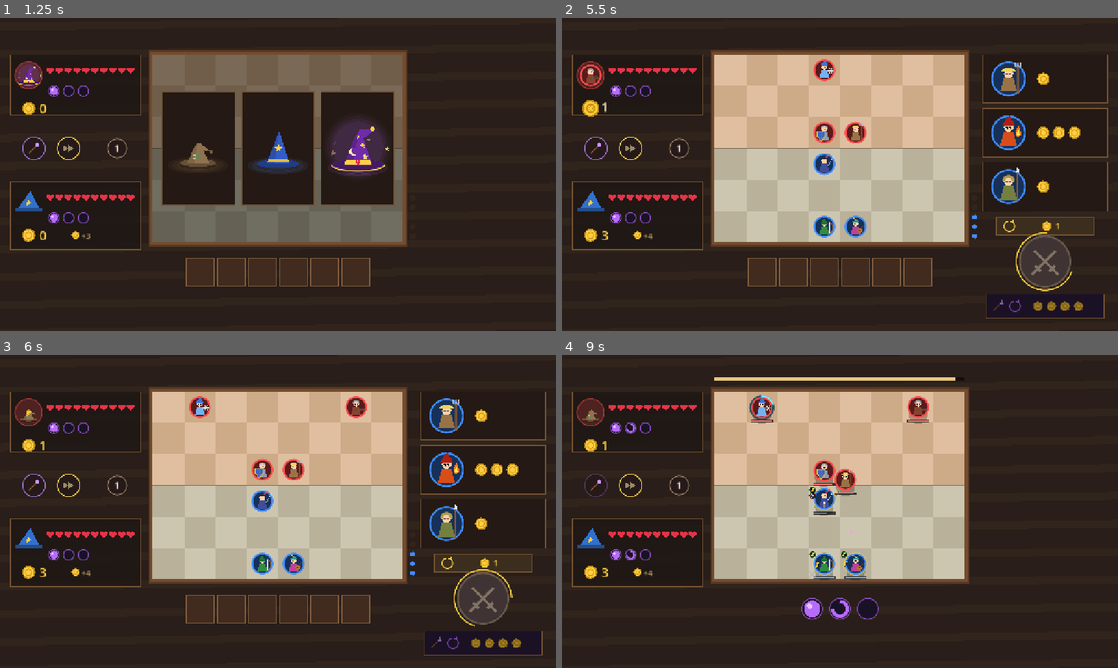
Above: before the commit, frames 1-4 (two rows, left to right).
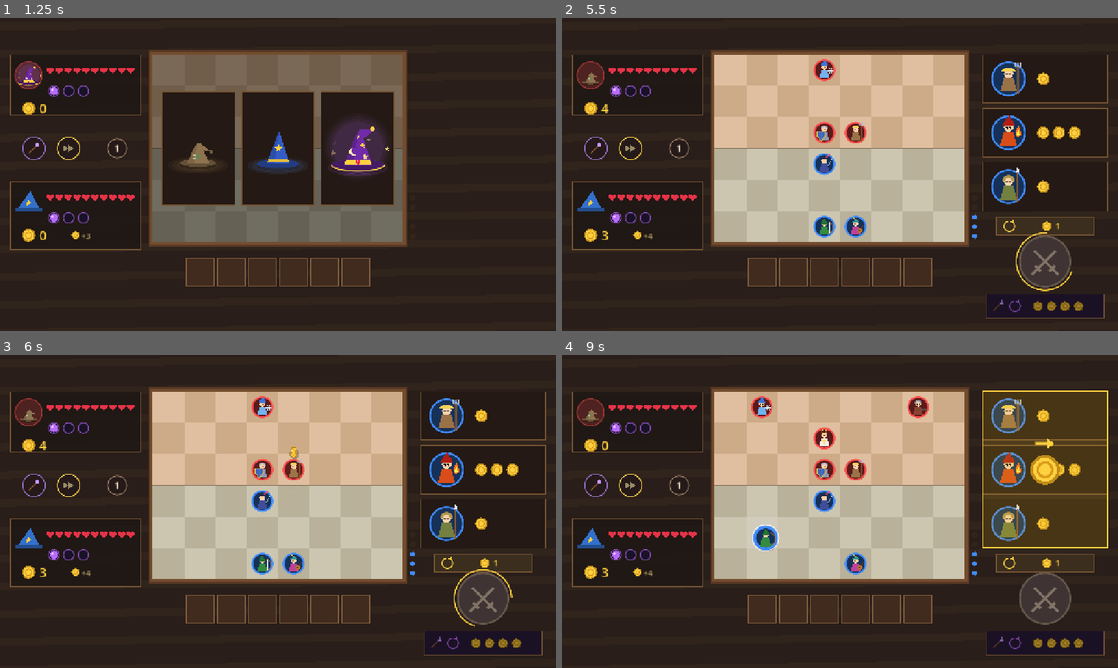
Above: after the commit, the same moments.

Repository: JaspervanderSter/game-off-2026
Game: Godot game, scene res://main.tscn
The game is run twice, just before and just after one commit, with the same random seed, the same clock (stepped at 60 frames per second) and the same inputs. Sound files missing from this copy of the repository are replaced by a short silence.
Inputs (mouse positions are in pixels of both pictures, inside the frame that each line leads up to):
- Up to frame 1 (1.25 s): tap Enter at 0.5, 0.6 s; move the mouse to (400, 158) at 0.52 s; click (400, 158) at 0.67 s; tap Space at 0.77 s
- Up to frame 2 (5.5 s): tap Space at 1.25, 2.75, 3.77, 4.25 s; drag from (728, 190) to (812, 237) at 1.27 s; tap Enter at 2, 3.5, 5.1 s; move the mouse to (895, 105) at 2.02 s; tap 2 at 2.1 s; click (895, 105) at 2.17 s; drag from (812, 237) to (673, 127) at 2.77 s; move the mouse to (1006, 221) at 3.52 s; tap 1 at 3.6 s; click (1006, 221) at 3.67 s; drag from (673, 127) to (756, 96) at 4.27 s; move the mouse to (867, 174) at 5.02 s; click (867, 174) at 5.17 s
- Up to frame 3 (6 s): drag from (194, 433) to (166, 527) at 5.77 s
- Up to frame 4 (9 s): move the mouse to (962, 495) at 6.52 s; tap 2 at 6.6 s; click (962, 495) at 6.67 s; tap Space at 6.77 s; drag from (728, 527) to (812, 574) at 7.27 s; move the mouse to (895, 442) at 8.02 s; tap 1 at 8.1 s; click (895, 442) at 8.17 s; drag from (812, 574) to (673, 464) at 8.77 s

Frame 1 is identical in both runs. In frame 2, 0.3% of the frame differs, in the area x 3-9%, y 14-32%; in frame 3, 0.7%; in frame 4, 16%, in the area x 4-99%, y 7-96%.

Commit message:
Add round-start peasant harvest with flying coins
Each fielded peasant gives 1 gold at the start of every round, doubled
per star (1, 2, 4, 8). The peasant hops, its coins pop out in a fan and
fly one by one into the purse with a rising chime. The opponent shops
only after its harvest lands. Stars shrunk to nothing are skipped to
avoid triangulation errors.

Co-Authored-By: Claude Opus 5.5 <noreply@anthropic.com>

Diff:
--- a/prototypes/prototype_02/scripts/audio/sfx.gd
+++ b/prototypes/prototype_02/scripts/audio/sfx.gd
@@ -45,7 +45,9 @@
 	_streams.damage = _make(0.3, func(t, k): return sin(t * TAU * lerpf(220.0, 90.0, k)) * (1.0 - k) * 0.6)
 	_streams.heart_break = _make(0.20, func(t, k): return (sin(t * TAU * lerpf(180.0, 65.0, k)) * 0.65 + (randf() * 2.0 - 1.0) * exp(-k * 12.0) * 0.35) * (1.0 - k))
 	_streams.coin_gain = _make(0.24, func(t, k): return (sin(t * TAU * 1568.0) + sin(t * TAU * 2352.0) * 0.35) * exp(-k * 7.0) * 0.45)
-	_streams.combine = _make(0.16, func(t, k): return sin(t * TAU * lerpf(440.0, 740.0, k)) * sin(k * PI) * 0.35)
+	# Peasant harvest: a springy upward blip with a bright bell on top.
+	_streams.coin_pop = _make(0.16, func(t, k): return sin(t * TAU * lerpf(520.0, 1400.0, k)) * (1.0 - k) * 0.35 + sin(t * TAU * 2637.0) * exp(-k * 9.0) * 0.18)
+	_streams.combine =_make(0.16, func(t, k): return sin(t * TAU * lerpf(440.0, 740.0, k)) * sin(k * PI) * 0.35)
 	_streams.merge = _make(0.55, func(t, k): return (sin(t * TAU * [523.0, 659.0, 784.0][mini(2, int(k * 3))]) + sin(t * TAU * 1047.0) * 0.3) * sin(k * PI) * 0.4)
 	# Shapeshift of an own creature: bright rising arpeggio (C E G C) over a shimmer.
 	_streams.shift_bless = _make(0.55, func(t, k): return (sin(t * TAU * [523.25, 659.25, 783.99, 1046.5][mini(3, int(k * 5.0))]) * 0.5 + sin(t * TAU * 2093.0) * 0.12 * sin(k * PI)) * (1.0 - k) * 0.55)
@@ -58,7 +60,7 @@
 	_streams.blizzard =_make(0.55, func(t, k): return ((randf() * 2.0 - 1.0) * 0.2 + sin(t * TAU * 880.0) * 0.08) * sin(k * PI))
 
 
-func play(name: String, pitch_jitter := 0.08) -> void:
+func play(name: String, pitch_jitter := 0.08, pitch := 1.0) -> void:
 	if not enabled or not _streams.has(name):
 		return
 	# Avoid machine-gun stacking of identical sounds in the same instant.
@@ -75,7 +77,7 @@
 	_next = (_next + 1) % VOICES
 	p.stream = _streams[name]
 	p.volume_db = VOICE_DB
-	p.pitch_scale = 1.0 + randf_range(-pitch_jitter, pitch_jitter)
+	p.pitch_scale = pitch + randf_range(-pitch_jitter, pitch_jitter)
 	p.play()
 
 
--- a/prototypes/prototype_02/scripts/core/rules.gd
+++ b/prototypes/prototype_02/scripts/core/rules.gd
@@ -52,6 +52,12 @@
 	return FIRST_INCOME + round_num - 1
 
 
+## Round-start gold of a harvesting form: its base harvest, doubled per star
+## (peasant: 1, 2, 4, 8 gold at 0 to 3 stars).
+static func harvest_gold(form_id: String, stars: int) -> int:
+	return int(CreatureDB.get_form(form_id).get("harvest", 0)) << clampi(stars, 0, MAX_STARS)
+
+
 static func star_mult(stars: int) -> float:
 	return pow(1.8, clampi(stars, 0, MAX_STARS))
 
--- a/prototypes/prototype_02/scripts/core/wizard_state.gd
+++ b/prototypes/prototype_02/scripts/core/wizard_state.gd
@@ -34,6 +34,31 @@
 		gold += reward
 		loss_gold_progress -= reward
 	return lost
+
+
+## Fielded harvesters (peasants) as [{"creature", "gold"}]; benched ones idle.
+func harvest_yields() -> Array[Dictionary]:
+	var yields: Array[Dictionary] = []
+	for c in fielded():
+		var amount := Rules.harvest_gold(c.form_id, c.stars)
+		if amount > 0:
+			yields.append({"creature": c, "gold": amount})
+	return yields
+
+
+func harvest_total() -> int:
+	var total := 0
+	for y in harvest_yields():
+		total += y.gold
+	return total
+
+
+## Round-start harvest: grants every harvester's gold and returns the yields.
+func harvest() -> Array[Dictionary]:
+	var yields := harvest_yields()
+	for y in yields:
+		gold += y.gold
+	return yields
 
 
 func can_upgrade_shift_recharge() -> bool:
--- a/prototypes/prototype_02/scripts/data/creature_db.gd
+++ b/prototypes/prototype_02/scripts/data/creature_db.gd
@@ -54,7 +54,8 @@
 # attack: melee, or the projectile drawn for ranged attacks.
 const FORMS := {
 	# --- Heroic fantasy (purchasable) ---
-	"peasant": {"family": "fantasy", "hp": 85, "dmg": 6, "interval": 1.0, "range": 0.3, "speed": 1.6, "armour": 0, "price": 1, "role": "front", "attack": "melee", "ability": ""},
+	# harvest: gold given at the start of every round, doubled per star (Rules.harvest_gold).
+	"peasant": {"family": "fantasy", "hp": 85, "dmg": 6, "interval": 1.0, "range": 0.3, "speed": 1.6, "armour": 0, "price": 1, "role": "front", "attack": "melee", "ability": "", "harvest": 1},
 	"guardian": {"family": "fantasy", "hp": 220, "dmg": 7, "interval": 1.3, "range": 0.3, "speed": 1.1, "armour": 40, "price": 2, "role": "front", "attack": "melee", "ability": ""},
 	"berserker": {"family": "fantasy", "hp": 155, "dmg": 10, "interval": 1.1, "range": 0.3, "speed": 1.7, "armour": 10, "price": 2, "role": "front", "attack": "melee", "ability": "berserk", "power": 0.55},
 	"duelist": {"family": "fantasy", "hp": 135, "dmg": 12, "interval": 0.9, "range": 0.3, "speed": 1.8, "armour": 10, "price": 2, "role": "front", "attack": "melee", "ability": "parry", "cd": 4.0, "cd_start": 0.0},
--- a/prototypes/prototype_02/scripts/main.gd
+++ b/prototypes/prototype_02/scripts/main.gd
@@ -82,6 +82,7 @@
 	last_damage = 0
 	last_damage_team = -1
 	hud.clear_loss_rewards()
+	hud.clear_harvest()
 	phase = Phase.DIFFICULTY
 	music.transition_to("prep")
 
@@ -108,9 +109,14 @@
 	for s in states:
 		s.ai_rerolls = 0
 		s.gold += Rules.income(round_num)
+		var sources: Array[Dictionary] = []
+		for y in s.harvest():
+			sources.append({"uid": y.creature.uid, "pos": Rules.BOARD_POS + Rules.cell_center(y.creature.cell), "gold": y.gold})
+		hud.begin_harvest(s.team, sources)
 		s.refresh_offers(rng)
 	enemy_preparing = true
-	_enemy_wait = 0.3
+	# The opponent shops only once its harvest has visibly landed in its purse.
+	_enemy_wait = maxf(0.3, hud.harvest_remaining(1))
 	enemy_action.clear()
 	enemy_moves.clear()
 	phase = Phase.PREP
--- a/prototypes/prototype_02/scripts/ui/board_view.gd
+++ b/prototypes/prototype_02/scripts/ui/board_view.gd
@@ -25,7 +25,7 @@
 				continue
 			var hl: bool = game.hover_info.get("owned") == c
 			var p: Vector2 = game.enemy_display_position(c) if state == game.enemy else Rules.cell_center(c.cell)
-			Icons.token(self, c.form_id, p, Rules.BODY_RADIUS * CELL, state.team, hl)
+			_draw_token(c, p, state.team, hl)
 			Icons.merge_stars(self, p + Vector2(0, -32), c.stars)
 			if game.show_merge_progress(c):
 				Icons.merge_progress(self, p + Vector2(0, 30), c.merge_copies, c.stars)
@@ -63,7 +63,7 @@
 		var c: OwnedCreature = game.player.at_slot(s)
 		if c != null and c != game.drag:
 			var hl: bool = game.hover_info.get("owned") == c
-			Icons.token(self, c.form_id, r.get_center(), Rules.BODY_RADIUS * CELL, 0, hl)
+			_draw_token(c, r.get_center(), 0, hl)
 			Icons.merge_stars(self, r.get_center() + Vector2(0, -28), c.stars)
 			if game.show_merge_progress(c):
 				Icons.merge_progress(self, r.get_center() + Vector2(0, 28), c.merge_copies, c.stars)
@@ -78,6 +78,18 @@
 			draw_circle(p, 5, Icons.team_color(0))
 
 
+## Preparation token; a harvesting creature hops and stretches as it pays out.
+func _draw_token(c: OwnedCreature, p: Vector2, team: int, highlight: bool) -> void:
+	var hop: float = game.hud.harvest_hop(c.uid)
+	if hop <= 0.0:
+		Icons.token(self, c.form_id, p, Rules.BODY_RADIUS * CELL, team, highlight)
+		return
+	draw_circle(p + Vector2(0, 14), 18.0 * (1.0 - 0.3 * hop), Color(0, 0, 0, 0.25))
+	draw_set_transform(p + Vector2(0, -16.0 * hop), 0.0, Vector2(1.0 - 0.12 * hop, 1.0 + 0.2 * hop))
+	Icons.token(self, c.form_id, Vector2.ZERO, Rules.BODY_RADIUS * CELL, team, highlight)
+	draw_set_transform(Vector2.ZERO, 0.0, Vector2.ONE)
+
+
 func _draw_drag() -> void:
 	var p := get_global_mouse_position() - position
 	draw_circle(p + Vector2(4, 10), 22, Color(0, 0, 0, 0.3))
--- a/prototypes/prototype_02/scripts/ui/hud.gd
+++ b/prototypes/prototype_02/scripts/ui/hud.gd
@@ -17,11 +17,23 @@
 const HEART_BURST := 0.20
 const COIN_FLIGHT := 0.62
 const REWARD_TAIL := 0.45
+# Round-start harvest: each harvester hops in turn, its coins burst out in a
+# fan above it, hover a beat, then fly one by one into the wizard's purse.
+const HARVEST_DELAY := 0.35
+const HARVEST_STAGGER := 0.26
+const HARVEST_HOP := 0.42
+const HARVEST_POP := 0.34
+const HARVEST_HOVER := 0.18
+const HARVEST_COIN_STAGGER := 0.09
+const HARVEST_FLIGHT := 0.58
 
 var game # main.gd
 var font: Font
 var loss_rewards: Array[Dictionary] = []
 var reward_time := 0.0
+var harvest_time := 0.0
+var harvest_sources: Array[Dictionary] = []
+var harvest_coins: Array[Dictionary] = []
 
 
 func _ready() -> void:
@@ -30,6 +42,69 @@
 
 func _process(dt: float) -> void:
 	advance_loss_rewards(dt)
+	advance_harvest(dt)
+
+
+func clear_harvest() -> void:
+	harvest_sources.clear()
+	harvest_coins.clear()
+	harvest_time = 0.0
+
+
+## Queues the harvest animation for one wizard. Rules already granted the gold;
+## displayed_gold() hides each coin until it lands. sources: [{uid, pos, gold}]
+## with screen positions.
+func begin_harvest(team: int, sources: Array[Dictionary]) -> void:
+	var base := harvest_time + HARVEST_DELAY
+	for i in sources.size():
+		var src: Dictionary = sources[i]
+		var start := base + i * HARVEST_STAGGER
+		var from: Vector2 = src.pos
+		harvest_sources.append({"team": team, "uid": src.uid, "pos": from, "start": start, "popped": false})
+		var n: int = src.gold
+		var fan := minf(1.25, 0.3 * (n - 1))
+		for j in n:
+			var spread := 0.0 if n == 1 else (j - (n - 1) / 2.0) / ((n - 1) / 2.0)
+			var radius := 42.0 + (12.0 if n > 4 and j % 2 == 1 else 0.0)
+			harvest_coins.append({"team": team, "from": from, "index": j, "start": start + j * 0.025,
+				"hover": from + Vector2.from_angle(-PI / 2 + spread * fan) * radius,
+				"fly": start + HARVEST_POP + HARVEST_HOVER + j * HARVEST_COIN_STAGGER, "arrived": false})
+
+
+## Seconds until the last queued coin of a team has landed (0 when none).
+func harvest_remaining(team: int) -> float:
+	var remaining := 0.0
+	for coin in harvest_coins:
+		if coin.team == team:
+			remaining = maxf(remaining, coin.fly + HARVEST_FLIGHT - harvest_time)
+	return remaining
+
+
+func advance_harvest(dt: float) -> void:
+	if harvest_sources.is_empty() and harvest_coins.is_empty():
+		return
+	harvest_time += dt
+	for src in harvest_sources:
+		if not src.popped and harvest_time >= src.start:
+			src.popped = true
+			Sfx.play("coin_pop", 0.04)
+	for coin in harvest_coins:
+		if not coin.arrived and harvest_time >= coin.fly + HARVEST_FLIGHT:
+			coin.arrived = true
+			# Each landing coin rings a little higher: a rising cash-register run.
+			Sfx.play("coin_gain", 0.02, 1.0 + 0.07 * coin.index)
+	harvest_sources = harvest_sources.filter(func(s): return harvest_time < s.start + HARVEST_HOP + 0.3)
+	harvest_coins = harvest_coins.filter(func(c): return harvest_time < c.fly + HARVEST_FLIGHT + REWARD_TAIL)
+
+
+## Hop of a harvesting creature (0 at rest, 1 at the top of its jump).
+func harvest_hop(uid: int) -> float:
+	for src in harvest_sources:
+		if src.uid == uid:
+			var k: float = (harvest_time - src.start) / HARVEST_HOP
+			if k >= 0.0 and k < 1.0:
+				return sin(k * PI)
+	return 0.0
 
 
 func clear_loss_rewards() -> void:
@@ -82,6 +157,9 @@
 	var value := state.gold
 	for reward in loss_rewards:
 		if reward.team == state.team and reward.coin and not reward.arrived:
+			value -= 1
+	for coin in harvest_coins:
+		if coin.team == state.team and not coin.arrived:
 			value -= 1
 	return value
 
@@ -152,6 +230,7 @@
 	if not game.hover_info.is_empty() and game.drag == null and game.phase != game.Phase.RESOLVE:
 		_draw_hover_card(game.hover_info)
 	_draw_loss_rewards()
+	_draw_harvest()
 	_draw_enemy_preparation()
 	if game.shop_drag_index >= 0 and game.drag_visual_active():
 		# Shop previews travel above the cards and side panels, without being
@@ -180,6 +259,10 @@
 		var arrival_age := age - HEART_BURST - COIN_FLIGHT
 		if reward.coin and arrival_age >= 0.0 and arrival_age < REWARD_TAIL:
 			coin_pulse = maxf(coin_pulse, 1.0 - arrival_age / REWARD_TAIL)
+	for coin in harvest_coins:
+		var landed: float = harvest_time - coin.fly - HARVEST_FLIGHT
+		if coin.team == team and landed >= 0.0 and landed < REWARD_TAIL:
+			coin_pulse = maxf(coin_pulse, 1.0 - landed / REWARD_TAIL)
 	if team == 1 and game.phase == game.Phase.PREP and not game.enemy_action.is_empty():
 		var action: Dictionary = game.enemy_action
 		if action.kind == "buy" and action.t < 0.45:
@@ -216,7 +299,7 @@
 	Icons.coin(self, gold_pos(team), 15 * (1.0 + coin_pulse * 0.45))
 	draw_string(font, block.position + Vector2(66, 135 - coin_pulse * 5), str(displayed_gold(state)), HORIZONTAL_ALIGNMENT_LEFT, -1, 30, Icons.GOLD.lerp(Color.WHITE, coin_pulse))
 	if team == 0 and game.phase != game.Phase.PACK:
-		var next_income := Rules.income(game.round_num + 1)
+		var next_income := Rules.income(game.round_num + 1) + state.harvest_total()
 		Icons.coin(self, block.position + Vector2(150, 124), 9)
 		draw_string(font, block.position + Vector2(163, 132), "+" + str(next_income), HORIZONTAL_ALIGNMENT_LEFT, -1, 18, Color(0.9, 0.8, 0.5, 0.7))
 
@@ -265,6 +348,65 @@
 				Icons.star(self, dest + Vector2.from_angle(TAU * j / 7.0) * (18 + k * 28), 5 * (1.0 - k), Color(1, 0.9, 0.35, 1.0 - k))
 
 
+func _draw_harvest() -> void:
+	# Harvester burst: a golden flash and ring with sparkles under the hop.
+	for src in harvest_sources:
+		var age: float = harvest_time - src.start
+		if age < 0.0 or age >= 0.5:
+			continue
+		var k := age / 0.5
+		var p: Vector2 = src.pos
+		draw_circle(p, 30.0 * (1.0 - k * 0.4), Color(1.0, 0.85, 0.3, 0.35 * (1.0 - k)))
+		draw_arc(p, 18.0 + 36.0 * k, 0, TAU, 32, Color(1.0, 0.85, 0.3, 1.0 - k), 5.0 * (1.0 - k) + 1.0, true)
+		for j in 8:
+			var q := p + Vector2.from_angle(TAU * j / 8.0 + 0.4) * (22.0 + 30.0 * k)
+			Icons.star(self, q, 5.0 * (1.0 - k), Color(1.0, 0.92, 0.45, 1.0 - k))
+	for coin in harvest_coins:
+		var age: float = harvest_time - coin.start
+		if age < 0.0:
+			continue
+		var from: Vector2 = coin.from
+		var hover: Vector2 = coin.hover
+		var dest := gold_pos(coin.team)
+		var flight: float = (harvest_time - coin.fly) / HARVEST_FLIGHT
+		var spin: float = harvest_time * 9.0 + coin.index * 0.8
+		if flight < 0.0:
+			# Pop out with an overshoot, then hover, bobbing, spinning and twinkling.
+			var k := clampf(age / HARVEST_POP, 0.0, 1.0)
+			var e := 1.0 + 2.70158 * pow(k - 1.0, 3) + 1.70158 * pow(k - 1.0, 2)
+			var p := from.lerp(hover, e) + Vector2(0, -sin(k * PI) * 14.0 + sin(harvest_time * 10.0 + coin.index) * 2.0 * k)
+			_spinning_coin(p, 13.0 * (0.35 + 0.65 * e), spin)
+			if k >= 1.0 and fmod(harvest_time * 3.0 + coin.index * 0.37, 1.0) < 0.3:
+				var tw := fmod(harvest_time * 3.0 + coin.index * 0.37, 1.0) / 0.3
+				Icons.star(self, p + Vector2(9, -9), 5.0 * sin(tw * PI), Color(1, 1, 0.85))
+		elif flight < 1.0:
+			# Curved, accelerating flight with a fading gold trail.
+			var control := hover.lerp(dest, 0.5) + Vector2(0, -90)
+			var progress := flight * flight
+			for j in 8:
+				var t := maxf(0.0, progress - j * 0.03)
+				var trail := hover.bezier_interpolate(control, control, dest, t)
+				draw_circle(trail, 6.5 - j * 0.7, Color(1, 0.75, 0.12, (1.0 - j / 8.0) * 0.55))
+			var p := hover.bezier_interpolate(control, control, dest, progress)
+			_spinning_coin(p, 13.0 + sin(flight * PI) * 5.0, spin)
+		else:
+			# Landing: a ring and a little star burst on the purse.
+			var k := clampf((flight - 1.0) * HARVEST_FLIGHT / REWARD_TAIL, 0.0, 1.0)
+			draw_arc(dest, 16 + 26 * k, 0, TAU, 32, Color(1, 0.85, 0.3, 1.0 - k), 4 * (1.0 - k) + 0.5, true)
+			for j in 5:
+				var a: float = TAU * j / 5.0 + coin.index * 0.6
+				Icons.star(self, dest + Vector2.from_angle(a) * (16 + k * 24), 4.5 * (1.0 - k), Color(1, 0.9, 0.35, 1.0 - k))
+
+
+## A coin seen turning on its vertical axis, with a bright rim on its edge.
+func _spinning_coin(p: Vector2, r: float, spin: float) -> void:
+	draw_circle(p + Vector2(2, 4), r * 0.9, Color(0, 0, 0, 0.25))
+	draw_set_transform(p, 0.0, Vector2(0.25 + absf(cos(spin)) * 0.75, 1.0))
+	Icons.coin(self, Vector2.ZERO, r)
+	draw_set_transform(Vector2.ZERO, 0.0, Vector2.ONE)
+	draw_circle(p + Vector2(-r * 0.3, -r * 0.35), r * 0.18, Color(1, 1, 0.9, 0.8))
+
+
 func _draw_toggles() -> void:
 	var editable: bool = game.phase != game.Phase.COMBAT and game.phase != game.Phase.RESOLVE
 	draw_circle(TOGGLE_NOSPELL, TOGGLE_R, Color(0.2, 0.12, 0.25) if game.no_spells else Color(0.15, 0.1, 0.1))
@@ -460,6 +602,8 @@
 			HORIZONTAL_ALIGNMENT_CENTER, r.size.x, 14, Color(0.84, 0.76, 0.68))
 		Icons.coin(self, r.position + Vector2(32, 143), 9)
 		var starting_gold := Rules.income(1) + int(pack.bonus_gold)
+		for id in pack.forms:
+			starting_gold += Rules.harvest_gold(id, 0)
 		draw_string(font, r.position + Vector2(47, 148), "%d starting gold" % starting_gold,
 			HORIZONTAL_ALIGNMENT_LEFT, -1, 15, Icons.GOLD)
 
@@ -503,6 +647,10 @@
 		var op := pos + Vector2(116 + i * 46, 32)
 		Icons.token(self, outs[i].id, op, 18, team)
 		Icons.chance_pie(self, op + Vector2(0, 29), 7, outs[i].chance)
+	# Harvesters: one coin per gold they bring at the start of each round.
+	var harvest := Rules.harvest_gold(form, stars)
+	for i in harvest:
+		Icons.coin(self, pos + Vector2(100 + i * 15, 84), 6)
 	# Stat bars (normalised against the roster's high values).
 	var d := CreatureDB.get_form(form)
 	var mult: float = u.stat_mult() if u != null else Rules.star_mult(stars)
--- a/prototypes/prototype_02/scripts/ui/icons.gd
+++ b/prototypes/prototype_02/scripts/ui/icons.gd
@@ -283,6 +283,8 @@
 
 
 static func star(ci: CanvasItem, p: Vector2, r: float, col := GOLD) -> void:
+	if r < 0.5:
+		return # fading effects shrink stars to nothing; degenerate polygons fail to triangulate
 	var pts := PackedVector2Array()
 	for i in 10:
 		var a := -PI / 2 + TAU * i / 10.0
--- a/prototypes/prototype_02/tests/run_tests.gd
+++ b/prototypes/prototype_02/tests/run_tests.gd
@@ -17,6 +17,7 @@
 	_test_starting_packs()
 	_test_preparation_input()
 	_test_loss_gold()
+	_test_peasant_harvest()
 	_test_shop_drag_and_enemy_preparation()
 	_test_phase_music()
 	_test_result_recordings()
@@ -448,17 +449,18 @@
 		var pack: Dictionary = CreatureDB.PACKS[i]
 		game._left_press(Hud.pack_rect(i).get_center())
 		var forms: Array = game.player.fielded().map(func(c: OwnedCreature) -> String: return c.form_id)
-		var gold := Rules.income(1) + int(pack.bonus_gold)
+		var harvest: int = game.player.harvest_total()
+		var gold := Rules.income(1) + int(pack.bonus_gold) + harvest
 		check(forms == pack.forms, "%s fields the selected trio" % pack.name)
 		check(game.round_num == 1 and game.player.gold == gold, "%s grants its first shop budget" % pack.name)
 		var enemy_forms: Array = game.enemy.fielded().map(func(c: OwnedCreature) -> String: return c.form_id)
 		var enemy_pack := CreatureDB.PACKS.filter(func(choice: Dictionary) -> bool: return choice.forms == enemy_forms)
-		check(enemy_pack.size() == 1 and game.enemy.gold == Rules.income(1) + enemy_pack[0].bonus_gold,
+		check(enemy_pack.size() == 1 and game.enemy.gold == Rules.income(1) + enemy_pack[0].bonus_gold + game.enemy.harvest_total(),
 			"opponent receives the bonus for its own trio")
 		game.choose_pack(i)
 		check(game.round_num == 1 and game.player.gold == gold, "pack cannot be claimed twice")
 		game.start_round()
-		check(game.player.gold == gold + Rules.income(2), "pack bonus is not granted again in round two")
+		check(game.player.gold == gold + Rules.income(2) + harvest, "pack bonus is not granted again in round two")
 	game.free()
 
 
@@ -509,6 +511,45 @@
 	game.free()
 
 
+func _test_peasant_harvest() -> void:
+	check(Rules.harvest_gold("peasant", 0) == 1 and Rules.harvest_gold("peasant", 1) == 2
+		and Rules.harvest_gold("peasant", 2) == 4 and Rules.harvest_gold("peasant", 3) == 8,
+		"peasant harvest doubles per star")
+	check(Rules.harvest_gold("guardian", 2) == 0, "non-peasants harvest nothing")
+	var s := WizardState.new(0)
+	s.add_creature("peasant")
+	var ranked := s.add_creature("peasant")
+	ranked.stars = 2
+	s.add_creature("guardian")
+	for i in Rules.FIELD_CAP:
+		s.add_creature("archer")
+	var benched := s.add_creature("peasant")
+	check(not benched.is_fielded() and s.harvest_total() == 5, "only fielded peasants harvest")
+	check(s.harvest().size() == 2 and s.gold == 5, "harvest grants gold per fielded peasant")
+
+	var game = load("res://main.tscn").instantiate()
+	add_child(game)
+	game.choose_difficulty(Difficulty.ARCHMAGE)
+	game.choose_pack(0)
+	var player: WizardState = game.player
+	var hud: Hud = game.hud
+	var gold := player.gold
+	player.creatures.clear()
+	var lone := player.add_creature("peasant")
+	lone.stars = 1
+	hud.clear_harvest()
+	game.start_round()
+	gold += Rules.income(2) + 2
+	check(player.gold == gold, "round start grants peasant gold immediately")
+	check(hud.displayed_gold(player) == gold - 2, "harvest coins are shown only once they land")
+	check(hud.harvest_coins.filter(func(c): return c.team == 0).size() == 2, "one flying coin per harvested gold")
+	check(game._enemy_wait >= hud.harvest_remaining(1), "opponent shops after its harvest lands")
+	for i in 120:
+		hud.advance_harvest(1.0 / 30.0)
+	check(hud.displayed_gold(player) == gold and hud.harvest_coins.is_empty(), "every harvest coin lands in the purse")
+	game.free()
+
+
 func _finish_enemy_preparation(game) -> void:
 	for i in 64:
 		if not game.enemy_preparing:
@@ -529,6 +570,7 @@
 	foe.add_creature("guardian")
 	foe.gold = 3
 	foe.offers = ["archer", "", ""]
+	game._enemy_wait = 0.3 # the replaced roster has no harvest to wait for
 	check(game.enemy_preparing and foe.gold == 3 and foe.creatures.size() == 1,
 		"round starts without instantly completing enemy purchases")
 	game.start_combat()
